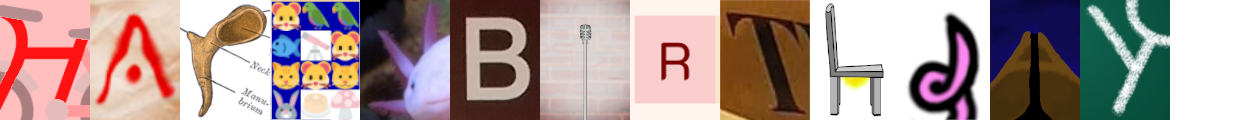
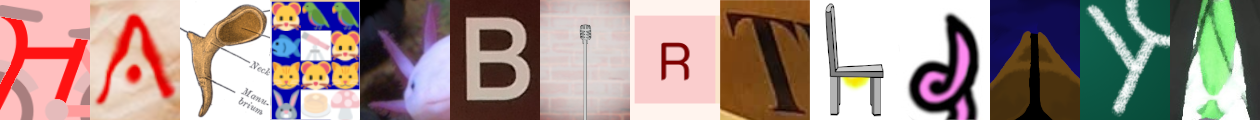
Before/after of a (1260, 120) layered artwork. What changed in the layer stack:
added layer "Pasted Layer #12" above "Pasted Layer #11" over [1170, 0, 1260, 120]
